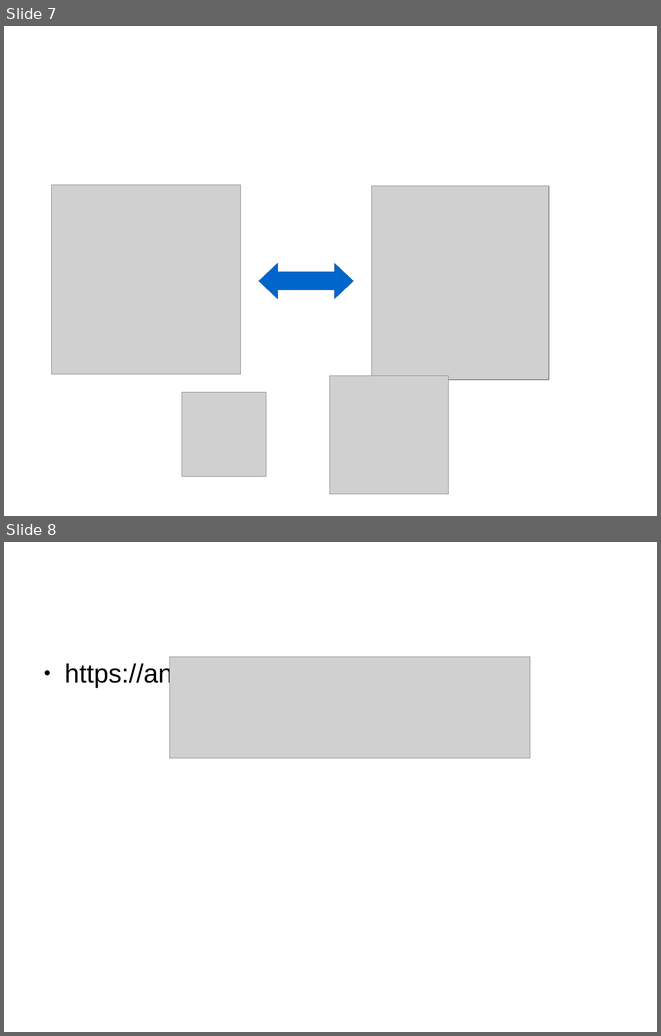
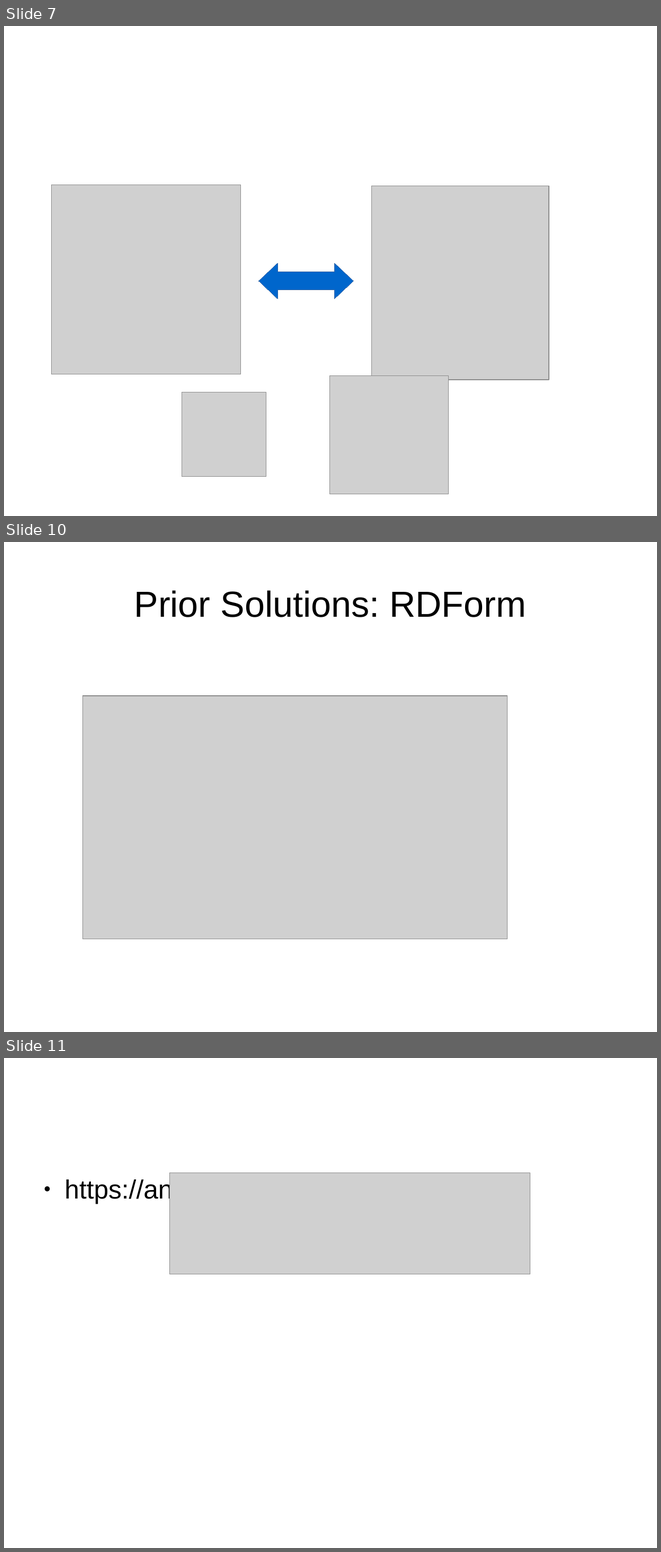
Before and after one commit to SmartDataAnalytics/Jassa-UI-Angular, a slide deck: jassa-ui-angular-edit/slides/short-presentation.odp. Shown one above the other, each under a label of ours: slides 7 and 8 before the commit, slides 7, 10 and 11 after it; the slides between them are not shown. The pictures are 661x1036 and 661x1552 pixels, drawn with LibreOffice and Linux fonts; fonts in the diff are those of the drawing; grey boxes stand for pictures. Boxes give left, top, right and bottom in pixels: in the first picture for what was removed or moved away, otherwise in the second. Text is boxed around its words. In the diff, an @@ line names an element or a change of style, - is before the commit and + after.

```diff
--- a/jassa-ui-angular-edit/slides/short-presentation.odp
+++ b/jassa-ui-angular-edit/slides/short-presentation.odp
@@ slide 10 added at (4,542,657,1032), background #FFFFFF @@
@@ title added at (134,590,526,617), 44 pt, text #000000 @@
+Prior Solutions: RDForm
@@ picture added at (83,696,508,939) @@
@@ what was slide 8 is now slide 11 @@
```
Also in this commit, not shown: 2 other slides added.
